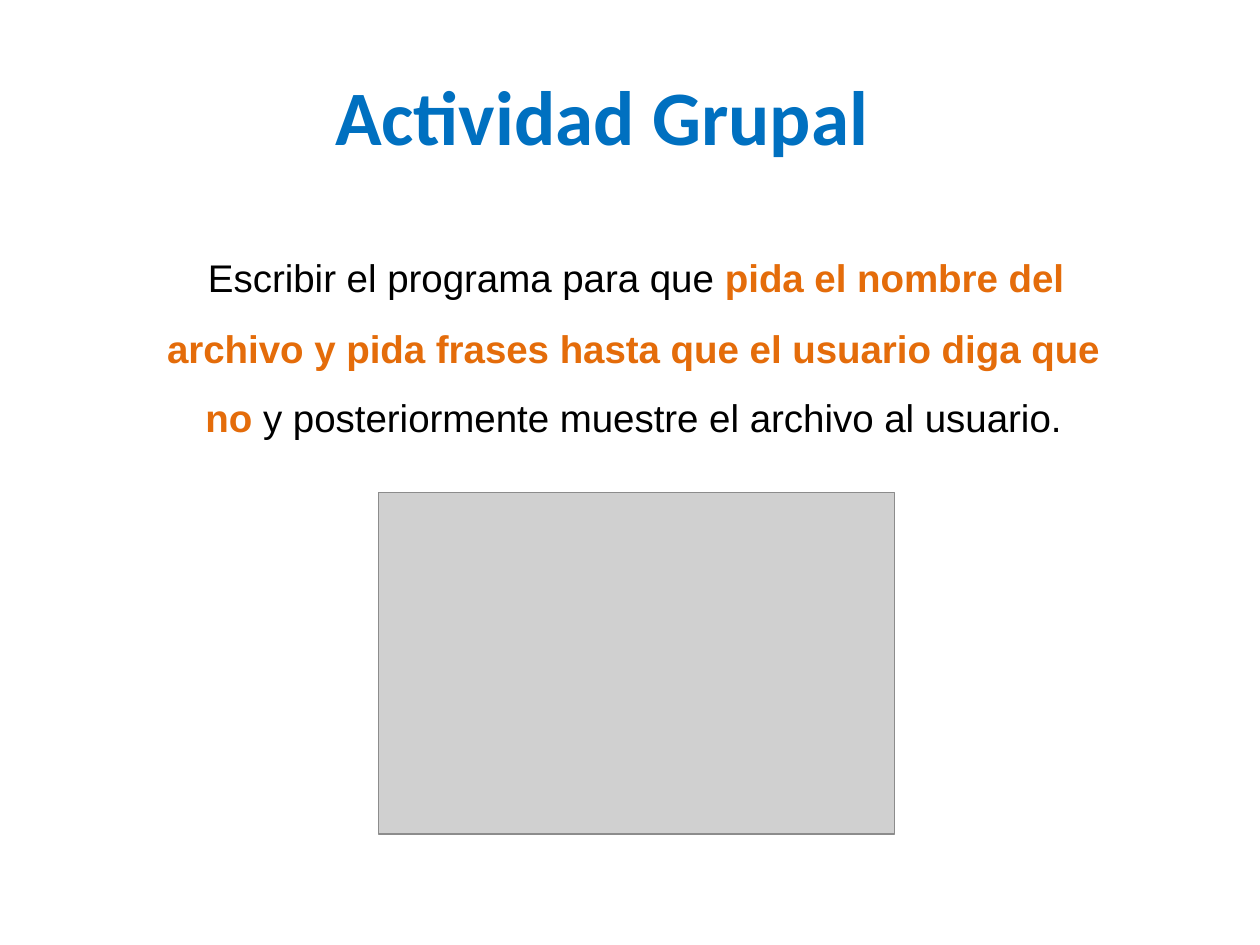
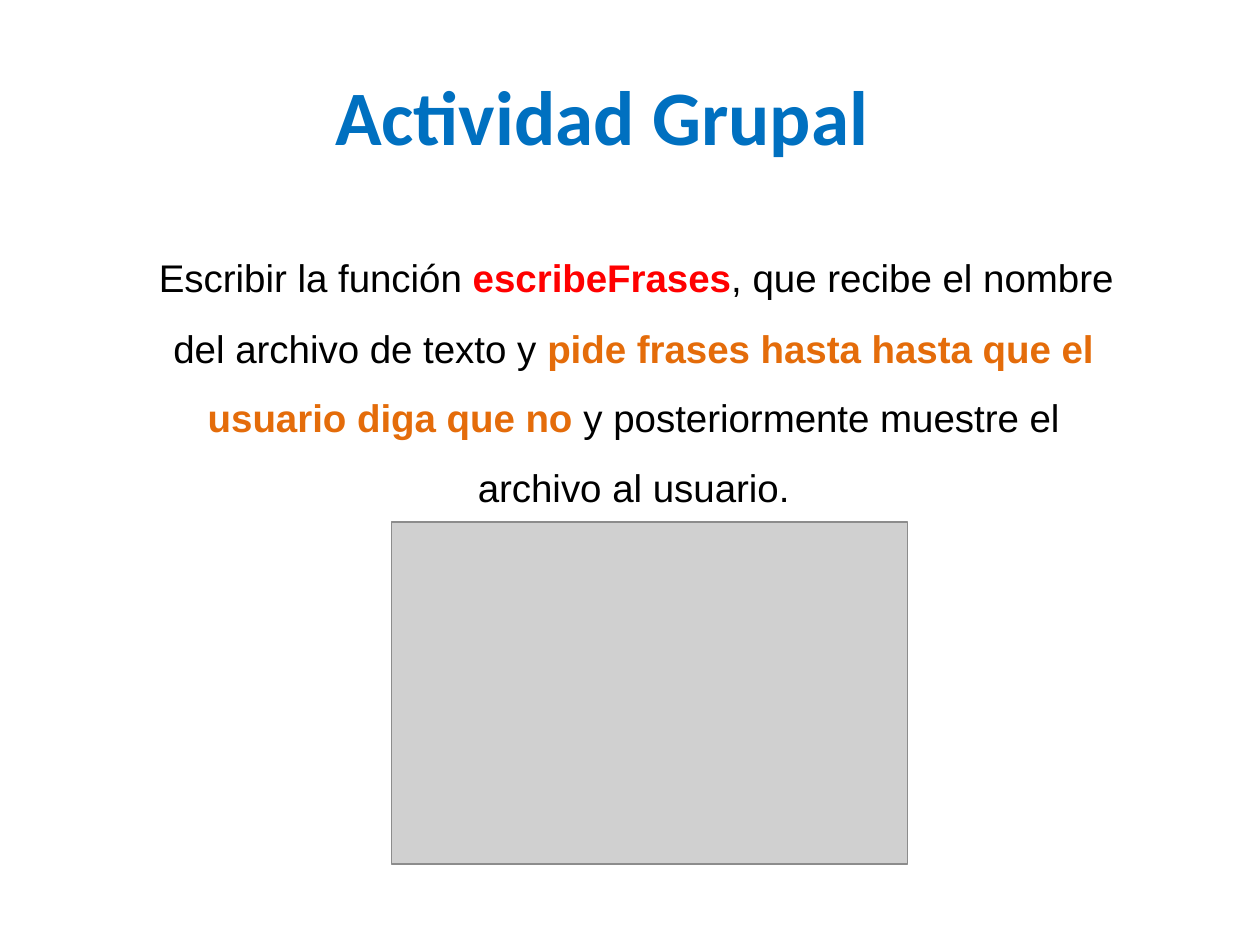
Before and after one commit to lizetheP/PensamientoC, a slide deck: slide 20 of calendario/documentos/10_Archivos.pptx. Drawn at 1260x945 pixels with LibreOffice and Linux fonts; fonts in the diff are those of the drawing; grey boxes stand for pictures. Boxes give left, top, right and bottom in pixels: in the first picture for what was removed or moved away, otherwise in the second. Text is boxed around its words. In the diff, an @@ line names an element or a change of style, - is before the commit and + after.

```diff
--- a/calendario/documentos/10_Archivos.pptx
+++ b/calendario/documentos/10_Archivos.pptx
@@ text at (x1=159, y1=263, x2=1113, y2=503): text changed @@
-Escribir el programa para que pida el nombre del archivo y pida frases hasta que el usuario diga que no y posteriormente muestre el archivo al usuario.
+Escribir la función escribeFrases, que recibe el nombre del archivo de texto y pide frases hasta hasta que el usuario diga que no y posteriormente muestre el archivo al usuario.
@@ picture moved from (x1=379, y1=493, x2=895, y2=834) to (x1=392, y1=522, x2=907, y2=863) @@
```
Also in this commit, not shown: 14 other slides changed, 4 other files.
